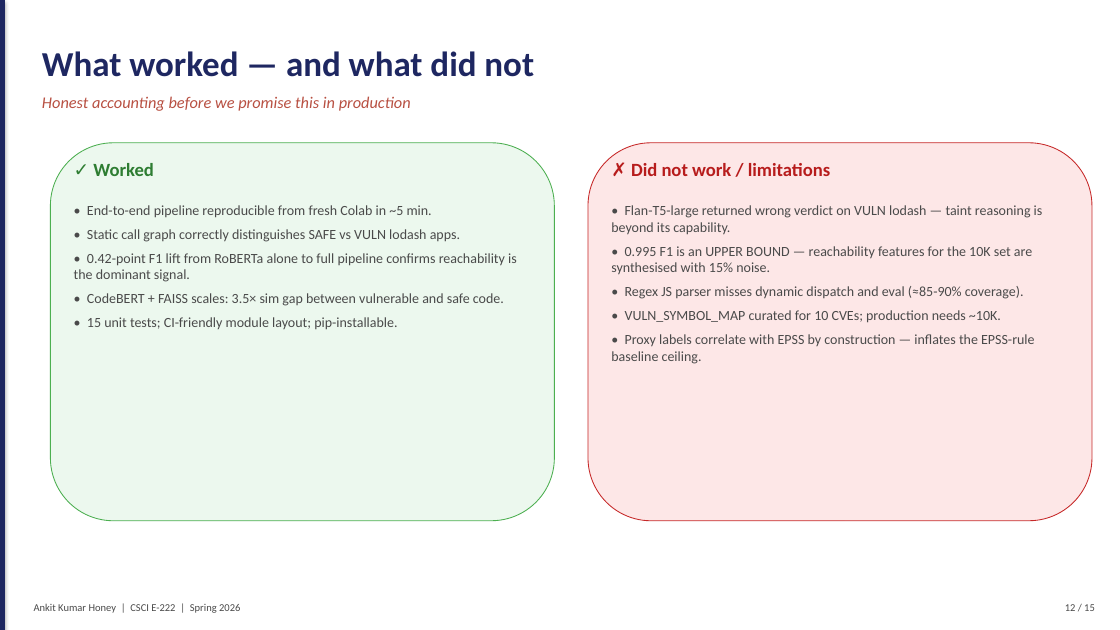
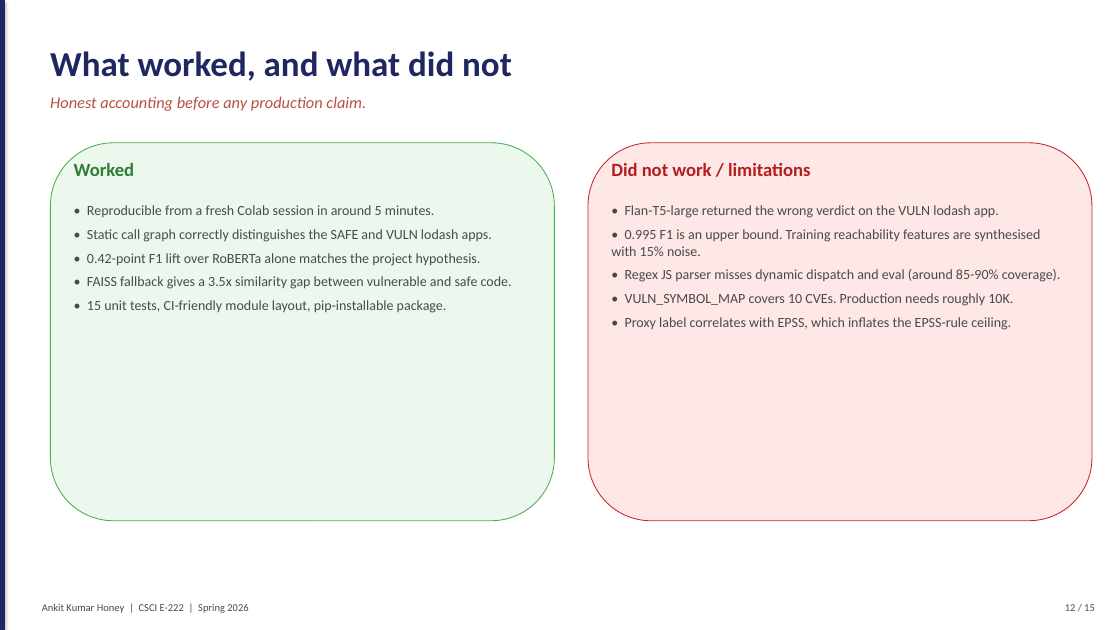
Before and after one commit to honeyankit/reachability-llm, a slide deck: slide 12 of reports/FalsePositive_SupplyChain_Honey.pptx. Drawn at 1120x630 pixels with LibreOffice and Linux fonts; fonts in the diff are those of the drawing. Boxes give left, top, right and bottom in pixels: in the first picture for what was removed or moved away, otherwise in the second. Text is boxed around its words. In the diff, an @@ line names an element or a change of style, - is before the commit and + after.

```diff
--- a/reports/FalsePositive_SupplyChain_Honey.pptx
+++ b/reports/FalsePositive_SupplyChain_Honey.pptx
@@ text at (x1=50, y1=51, x2=512, y2=81): text changed @@
-What worked — and what did not
+What worked, and what did not
@@ text at (x1=50, y1=96, x2=366, y2=111): text changed @@
-Honest accounting before we promise this in production
+Honest accounting before any production claim.
@@ text at (x1=74, y1=163, x2=135, y2=176): text changed @@
-✓ Worked
+Worked
@@ text at (x1=611, y1=163, x2=810, y2=176): text changed @@
-✗ Did not work / limitations
+Did not work / limitations
@@ text at (x1=87, y1=205, x2=512, y2=313): text changed @@
-• End-to-end pipeline reproducible from fresh Colab in ~5 min.
-• Static call graph correctly distinguishes SAFE vs VULN lodash apps.
-• 0.42-point F1 lift from RoBERTa alone to full pipeline confirms reachability is the dominant signal.
-• CodeBERT + FAISS scales: 3.5× sim gap between vulnerable and safe code.
-• 15 unit tests; CI-friendly module layout; pip-installable.
+• Reproducible from a fresh Colab session in around 5 minutes.
+• Static call graph correctly distinguishes the SAFE and VULN lodash apps.
+• 0.42-point F1 lift over RoBERTa alone matches the project hypothesis.
+• FAISS fallback gives a 3.5x similarity gap between vulnerable and safe code.
+• 15 unit tests, CI-friendly module layout, pip-installable package.
@@ text at (x1=611, y1=205, x2=1061, y2=330): text changed @@
-• Flan-T5-large returned wrong verdict on VULN lodash — taint reasoning is beyond its capability.
-• 0.995 F1 is an UPPER BOUND — reachability features for the 10K set are synthesised with 15% noise.
-• Regex JS parser misses dynamic dispatch and eval (≈85-90% coverage).
-• VULN_SYMBOL_MAP curated for 10 CVEs; production needs ~10K.
-• Proxy labels correlate with EPSS by construction — inflates the EPSS-rule baseline ceiling.
+• Flan-T5-large returned the wrong verdict on the VULN lodash app.
+• 0.995 F1 is an upper bound. Training reachability features are synthesised with 15% noise.
+• Regex JS parser misses dynamic dispatch and eval (around 85-90% coverage).
+• VULN_SYMBOL_MAP covers 10 CVEs. Production needs roughly 10K.
+• Proxy label correlates with EPSS, which inflates the EPSS-rule ceiling.
@@ text "Ankit Kumar Honey | CSCI ..." moved from (x1=34, y1=604, x2=240, y2=613) to (x1=42, y1=603, x2=248, y2=613) @@
```
Also in this commit, not shown: 14 other slides changed, 3 other files.
